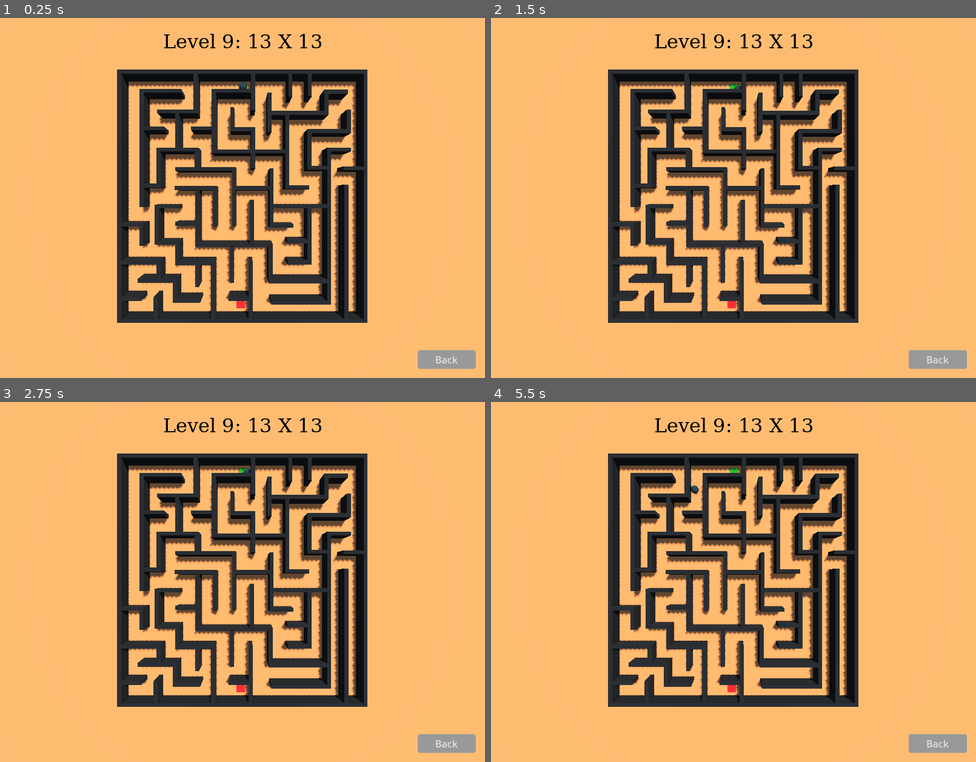
Above: before the commit, frames 1-4 (two rows, left to right).
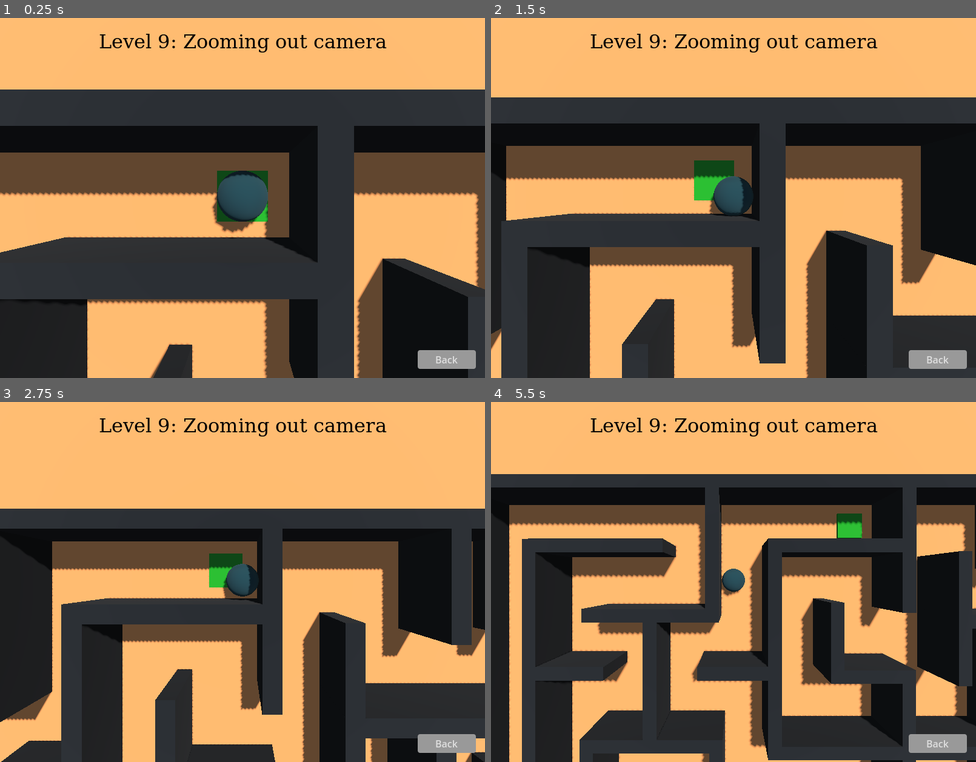
Above: after the commit, the same moments.

Repository: tautminas/sphere-in-a-maze
Game: Godot game, scene res://Level/level_9.tscn
The game is run twice, just before and just after one commit, with the same random seed, the same clock (stepped at 60 frames per second) and the same inputs. This scene is started directly instead of the project's main scene.
Inputs:
- Up to frame 1 (0.25 s): no input
- Up to frame 2 (1.5 s): hold Right (right) 0.53-1.28 s; tap Space (jump) at 0.77 s; hold Down (down) from 1.28 s (still down)
- Up to frame 3 (2.75 s): tap Space (jump) at 1.52 s; release Down (down) at 2.03 s; hold Right (right) from 2.03 s (still down)
- Up to frame 4 (5.5 s): release Right (right) at 2.78 s; hold Up (up) 2.78-3.53 s; tap Space (jump) at 3.02, 3.77, 4.52 s; hold Left (left) 3.53-5.03 s; hold Down (down) from 5.03 s (still down)

The runs differ from the first frame. In frame 1, 61% of the frame differs, in the area x 0-100%, y 4-100%; in frame 2, 62%; in frame 3, 59%; in frame 4, 64%.

Commit message:
Add zooming out camera for the 9th level

Diff:
--- /dev/null
+++ b/Level/level_9.gd
@@ -0,0 +1,15 @@
+extends Node3D
+
+@onready var zooming_out_camera_3d: Camera3D = $ZoomingOutCamera3D
+@onready var player: RigidBody3D = $Player
+
+var y_coordinate_of_zooming_out_camera = 5.0
+const ZOOMING_OUT_RATE = 1.05
+
+func _physics_process(delta):
+	if y_coordinate_of_zooming_out_camera > 150.0:
+		get_tree().reload_current_scene()
+	y_coordinate_of_zooming_out_camera += delta * ZOOMING_OUT_RATE
+	var target_position = player.global_transform.origin
+	var camera_position = Vector3(target_position.x, y_coordinate_of_zooming_out_camera, target_position.z)
+	zooming_out_camera_3d.global_transform.origin = camera_position
--- a/Level/level_9.tscn
+++ b/Level/level_9.tscn
@@ -1,6 +1,7 @@
-[gd_scene load_steps=13 format=3 uid="uid://dq21jh8m0umwa"]
+[gd_scene load_steps=14 format=3 uid="uid://dq21jh8m0umwa"]
 
 [ext_resource type="Script" path="res://Level/EndPad.gd" id="1_438u6"]
+[ext_resource type="Script" path="res://Level/level_9.gd" id="1_i4hwe"]
 [ext_resource type="Texture2D" uid="uid://g7d77cweiuwf" path="res://Level/level_9.png" id="2_70705"]
 [ext_resource type="PackedScene" uid="uid://cyhvniedkv4gs" path="res://player.tscn" id="2_ptnlq"]
 [ext_resource type="PackedScene" uid="uid://jub3svcbyt6m" path="res://Level/back_button.tscn" id="4_cen75"]
@@ -31,6 +32,7 @@
 albedo_color = Color(0, 0, 0, 1)
 
 [node name="Level" type="Node3D"]
+script = ExtResource("1_i4hwe")
 
 [node name="WorldEnvironment" type="WorldEnvironment" parent="."]
 environment = SubResource("Environment_dovew")
@@ -60,7 +62,7 @@
 file_path = "res://Level/level_10.tscn"
 level_number = 9
 
-[node name="Camera3D" type="Camera3D" parent="."]
+[node name="ZoomingOutCamera3D" type="Camera3D" parent="."]
 transform = Transform3D(1, 0, 0, 0, -4.37114e-08, 1, 0, -1, -4.37114e-08, 0, 32, 0)
 
 [node name="Player" parent="." instance=ExtResource("2_ptnlq")]
@@ -524,6 +526,6 @@
 material = SubResource("StandardMaterial3D_2ppxr")
 
 [node name="LevelLabelControl" parent="." instance=ExtResource("5_eiaqa")]
-level_description = "Level 9: 13 X 13"
+level_description = "Level 9: Zooming out camera"
 
 [node name="BackButtonControl" parent="." instance=ExtResource("4_cen75")]
